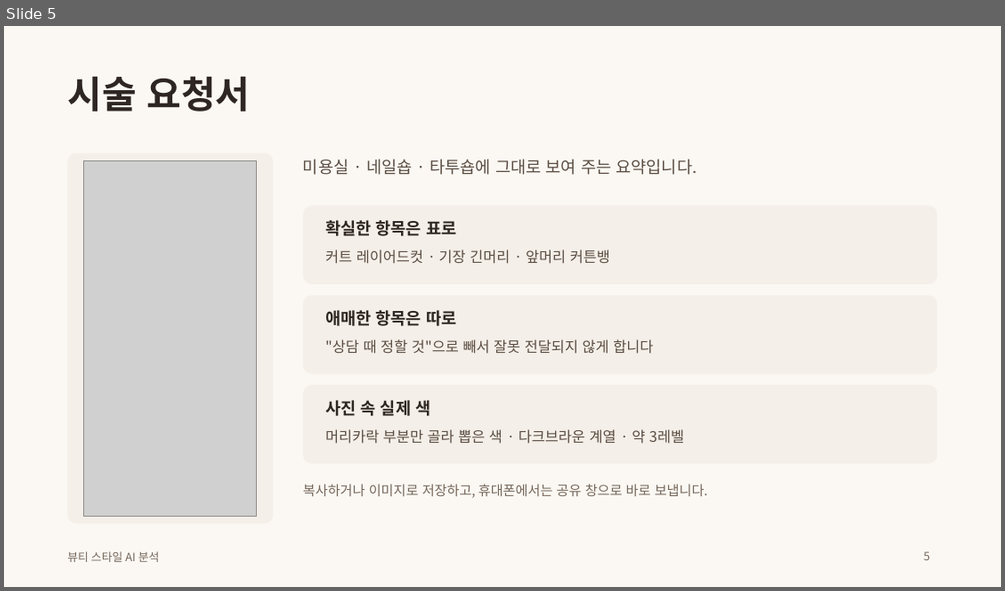
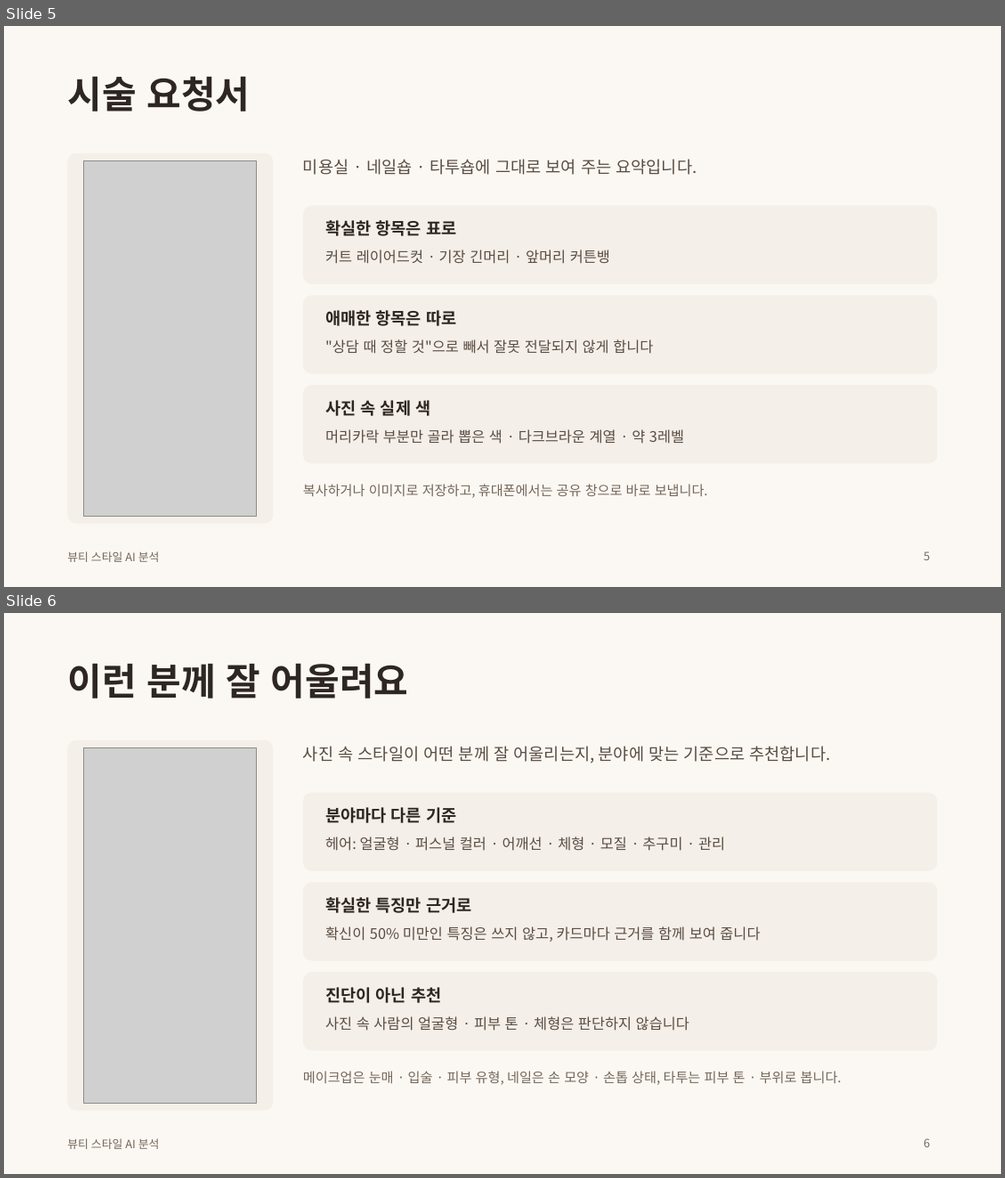
Before and after one commit to rudals906377/AI, a slide deck: docs/presentation.pptx. Shown one above the other, each under a label of ours: slide 5 before the commit, slides 5 and 6 after it. The pictures are 1005x591 and 1005x1178 pixels, drawn with LibreOffice and Linux fonts; fonts in the diff are those of the drawing; grey boxes stand for pictures. Boxes give left, top, right and bottom in pixels: in the first picture for what was removed or moved away, otherwise in the second. Text is boxed around its words. In the diff, an @@ line names an element or a change of style, - is before the commit and + after.

```diff
--- a/docs/presentation.pptx
+++ b/docs/presentation.pptx
@@ slide 6 added at (x1=4, y1=613, x2=1001, y2=1174), background #FBF8F3; not listed: 1 template element that a slide beside it also shows @@
@@ title added at (x1=67, y1=663, x2=409, y2=698), 36 pt, text #2E2622, bold @@
+이런 분께 잘 어울려요
@@ rounded rectangle added at (x1=67, y1=740, x2=273, y2=1111), fill #F4EFE8 @@
@@ text added at (x1=303, y1=746, x2=831, y2=763), 16 pt, text #5A4D43 @@
+사진 속 스타일이 어떤 분께 잘 어울리는지, 분야에 맞는 기준으로 추천합니다.
@@ picture added at (x1=84, y1=747, x2=257, y2=1103) @@
@@ rounded rectangle added at (x1=303, y1=793, x2=938, y2=871), fill #F4EFE8 @@
@@ text added at (x1=325, y1=807, x2=456, y2=823), 16 pt, text #2E2622, bold @@
+분야마다 다른 기준
@@ text added at (x1=325, y1=836, x2=725, y2=851), 14 pt, text #5A4D43 @@
+헤어: 얼굴형 · 퍼스널 컬러 · 어깨선 · 체형 · 모질 · 추구미 · 관리
@@ rounded rectangle added at (x1=303, y1=882, x2=938, y2=961), fill #F4EFE8 @@
@@ text added at (x1=325, y1=897, x2=471, y2=913), 16 pt, text #2E2622, bold @@
+확실한 특징만 근거로
@@ text added at (x1=325, y1=926, x2=760, y2=941), 14 pt, text #5A4D43 @@
+확신이 50% 미만인 특징은 쓰지 않고, 카드마다 근거를 함께 보여 줍니다
@@ rounded rectangle added at (x1=303, y1=972, x2=938, y2=1051), fill #F4EFE8 @@
@@ text added at (x1=325, y1=987, x2=441, y2=1003), 16 pt, text #2E2622, bold @@
+진단이 아닌 추천
@@ text added at (x1=325, y1=1016, x2=689, y2=1030), 14 pt, text #5A4D43 @@
+사진 속 사람의 얼굴형 · 피부 톤 · 체형은 판단하지 않습니다
@@ text added at (x1=303, y1=1070, x2=841, y2=1085), 13 pt, text #74665A @@
+메이크업은 눈매 · 입술 · 피부 유형, 네일은 손 모양 · 손톱 상태, 타투는 피부 톤 · 부위로 봅니다.
@@ page number added at (x1=923, y1=1138, x2=930, y2=1147), 11 pt, text #74665A @@
+6
```
Also in this commit, not shown: 7 slides changed, 4 other files.
